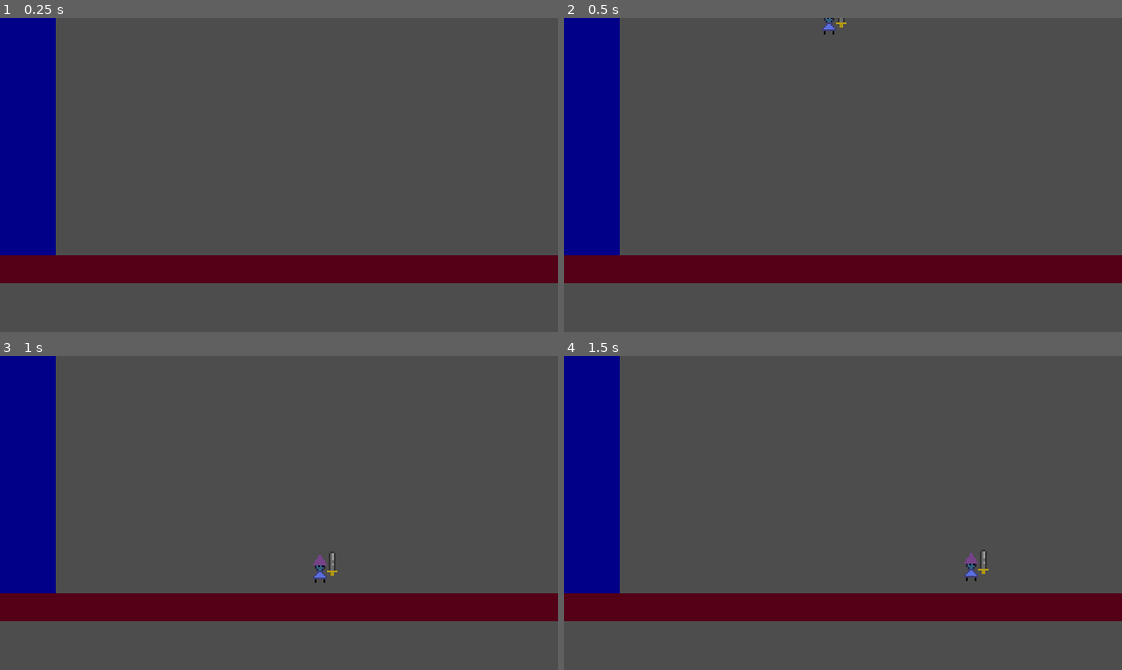
Above: before the commit, frames 1-4 (two rows, left to right).
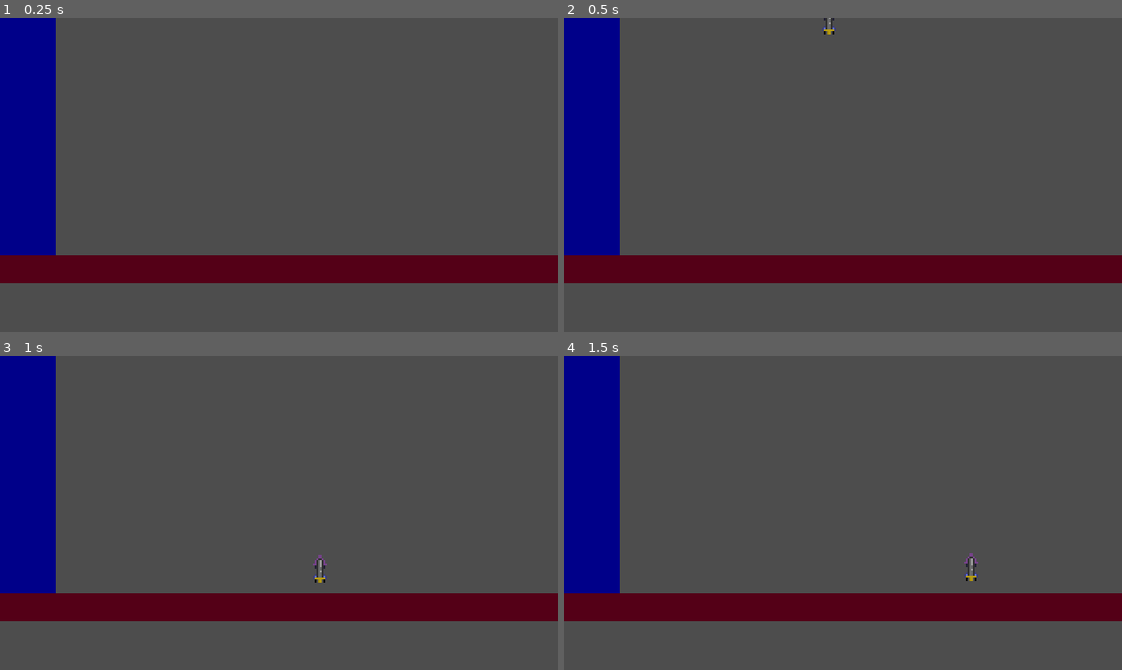
Above: after the commit, the same moments.

Repository: Vetle-Dyngeland/godot_platformer
Game: Godot game, scene res://scenes/world.tscn
Two runs of this game, one before a commit and one after it. Both use one fixed random seed, a clock stepped at 60 frames per second and the inputs below.
Inputs:
- Up to frame 1 (0.25 s): no input
- Up to frame 2 (0.5 s): no input
- Up to frame 3 (1 s): hold Right (move_right) from 0.53 s (still down); hold X (attack) from 0.53 s (still down); tap C (jump) at 0.77, 0.8 s
- Up to frame 4 (1.5 s): keep holding Right (move_right); tap C (jump) at 1.07, 1.35 s; release X (attack) at 1.28 s

Frame 1 is identical in both runs. In frame 2, less than 0.1% of the frame differs, in the area x 46-51%, y 0-6%; in frame 3, 0.2%, in the area x 56-61%, y 62-73%; in frame 4, 0.2%.

Commit message:
some more weapon additions, also fix sprite flipping

Diff:
--- a/scenes/player.tscn
+++ b/scenes/player.tscn
@@ -31,7 +31,9 @@
 texture = ExtResource("2_u5wcy")
 
 [node name="Sword" parent="Sprite" instance=ExtResource("3_2tw83")]
-position = Vector2(7, -4)
+damage = null
+attack_rate = null
+keep_attacking_while_held = null
 metadata/_edit_group_ = true
 
 [node name="Collider" type="CollisionShape2D" parent="."]
--- a/scenes/sword.tscn
+++ b/scenes/sword.tscn
@@ -1,8 +1,94 @@
-[gd_scene load_steps=3 format=3 uid="uid://cxn4cc1nfeqgy"]
+[gd_scene load_steps=6 format=3 uid="uid://cxn4cc1nfeqgy"]
 
 [ext_resource type="Texture2D" uid="uid://dx4b2eo1fdjbv" path="res://imports/sprites/sword_test.png" id="1_b7ve0"]
 [ext_resource type="Script" path="res://scripts/weapons/melee.gd" id="2_bgwyc"]
 
+[sub_resource type="Animation" id="Animation_j01aw"]
+resource_name = "attack'"
+tracks/0/type = "bezier"
+tracks/0/imported = false
+tracks/0/enabled = true
+tracks/0/path = NodePath(".:rotation")
+tracks/0/interp = 1
+tracks/0/loop_wrap = true
+tracks/0/keys = {
+"handle_modes": PackedInt32Array(0, 0),
+"points": PackedFloat32Array(0, 0, 0, 0, 0, -1, 0, 0, 0, 0),
+"times": PackedFloat32Array(0, 0.097694)
+}
+tracks/1/type = "bezier"
+tracks/1/imported = false
+tracks/1/enabled = true
+tracks/1/path = NodePath(".:position:x")
+tracks/1/interp = 1
+tracks/1/loop_wrap = true
+tracks/1/keys = {
+"handle_modes": PackedInt32Array(),
+"points": PackedFloat32Array(),
+"times": PackedFloat32Array()
+}
+tracks/2/type = "bezier"
+tracks/2/imported = false
+tracks/2/enabled = true
+tracks/2/path = NodePath(".:position:y")
+tracks/2/interp = 1
+tracks/2/loop_wrap = true
+tracks/2/keys = {
+"handle_modes": PackedInt32Array(0, 0, 0, 0),
+"points": PackedFloat32Array(3, -0.25, 0, 0.25, 0, 10, 0, 0, 0, 0, 12, -0.325, 0, 0.25, 0, 3, -0.25, 0, 0.25, 0),
+"times": PackedFloat32Array(-0.0316707, -0.017295, 0.017295, 0.121065)
+}
+
+[sub_resource type="Animation" id="Animation_vtf83"]
+length = 0.001
+tracks/0/type = "bezier"
+tracks/0/imported = false
+tracks/0/enabled = true
+tracks/0/path = NodePath(".:rotation")
+tracks/0/interp = 1
+tracks/0/loop_wrap = true
+tracks/0/keys = {
+"handle_modes": PackedInt32Array(0),
+"points": PackedFloat32Array(0, -0.25, 0, 0.25, 0),
+"times": PackedFloat32Array(0)
+}
+tracks/1/type = "bezier"
+tracks/1/imported = false
+tracks/1/enabled = true
+tracks/1/path = NodePath(".:position:x")
+tracks/1/interp = 1
+tracks/1/loop_wrap = true
+tracks/1/keys = {
+"handle_modes": PackedInt32Array(0),
+"points": PackedFloat32Array(0, -0.25, 0, 0.25, 0),
+"times": PackedFloat32Array(0)
+}
+tracks/2/type = "bezier"
+tracks/2/imported = false
+tracks/2/enabled = true
+tracks/2/path = NodePath(".:position:y")
+tracks/2/interp = 1
+tracks/2/loop_wrap = true
+tracks/2/keys = {
+"handle_modes": PackedInt32Array(0),
+"points": PackedFloat32Array(0, -0.25, 0, 0.25, 0),
+"times": PackedFloat32Array(0)
+}
+
+[sub_resource type="AnimationLibrary" id="AnimationLibrary_yrsmw"]
+_data = {
+"RESET": SubResource("Animation_vtf83"),
+"attack": SubResource("Animation_j01aw")
+}
+
 [node name="Sword" type="Sprite2D"]
 texture = ExtResource("1_b7ve0")
 script = ExtResource("2_bgwyc")
+damage = null
+attack_rate = null
+keep_attacking_while_held = null
+
+[node name="AnimationPlayer" type="AnimationPlayer" parent="."]
+libraries = {
+"": SubResource("AnimationLibrary_yrsmw")
+}
--- a/scripts/player/input.gd
+++ b/scripts/player/input.gd
@@ -1,12 +1,14 @@
 class_name PlayerInputs
-var horizontal_input = InputAction.new(["move_left", "move_right"])
-var vertical_input = InputAction.new(["move_up", "move_down"])
-var jump_input = InputAction.new("jump")
+var horizontal_input := InputAction.new(["move_left", "move_right"])
+var vertical_input := InputAction.new(["move_up", "move_down"])
+var jump_input := InputAction.new("jump")
+var attack_input := InputAction.new("attack")
 
 func update():
     horizontal_input.update()
     vertical_input.update()
     jump_input.update()
+    attack_input.update()
 
 
 class InputAction:
--- a/scripts/player/player.gd
+++ b/scripts/player/player.gd
@@ -27,6 +27,7 @@
 var jumper: Jumper
 var gravity: Gravity
 var visuals: PlayerVisuals
+var weapons: WeaponHolder
 
 func _ready() -> void:
     input = PlayerInputs.new();
@@ -70,10 +71,13 @@
         sprite,
     )
 
+    weapons = WeaponHolder.new()
+
 
 func _process(_delta: float) -> void:
     input.update()
     visuals.update(input.horizontal_input.get_input())
+    weapons.update(input.attack_input)
 
 func _physics_process(delta: float) -> void:
     horizontal_movement.update(delta, input.horizontal_input.get_input())
--- a/scripts/player/visuals.gd
+++ b/scripts/player/visuals.gd
@@ -6,7 +6,7 @@
     _sprite = sprite
 
 func update(input: float) -> void:
-    var should_flip_sprite = input < 0 != _sprite.flip_h
+    var should_flip_sprite = input != 0 && input < 0 != _sprite.flip_h
 
     if should_flip_sprite:
         _flip_sprite(input)
--- /dev/null
+++ b/scripts/player/weapons.gd
@@ -0,0 +1,14 @@
+class_name WeaponHolder
+
+var _inventory := []
+var _held_weapon_index: int
+
+
+func _init() -> void:
+    pass
+
+# Input is of type InputAction, defined in player/input.gd
+func update(input):
+    # If not holding a weapon, don't update anything
+    if !_held_weapon_index: return
+    _inventory[_held_weapon_index].update(input)
--- a/scripts/weapons/melee.gd
+++ b/scripts/weapons/melee.gd
@@ -1,5 +1,5 @@
 class_name MeleeWeapon extends Weapon
 
-func _process(delta: float) -> void:
+func update(input) -> void:
     print("Melee")
-    super(delta)
+    super(input)
--- a/scripts/weapons/weapon.gd
+++ b/scripts/weapons/weapon.gd
@@ -6,15 +6,14 @@
 
 var attacking = false
 
-func _process(_delta: float) -> void:
-    if should_attack():
-        attack()
+func _init():
+    pass
 
-func should_attack() -> bool:
-    if keep_attacking_while_held:
-        return Input.is_action_pressed("attack", false)
-    else: return Input.is_action_just_pressed("attack", false)
+func update(input) -> void:
+    if _should_attack(input): attack()
+
+func _should_attack(input) -> bool:
+    return (keep_attacking_while_held && input.held()) || input.just_pressed()
 
 func attack():
     attacking = true
-    attacking = false
